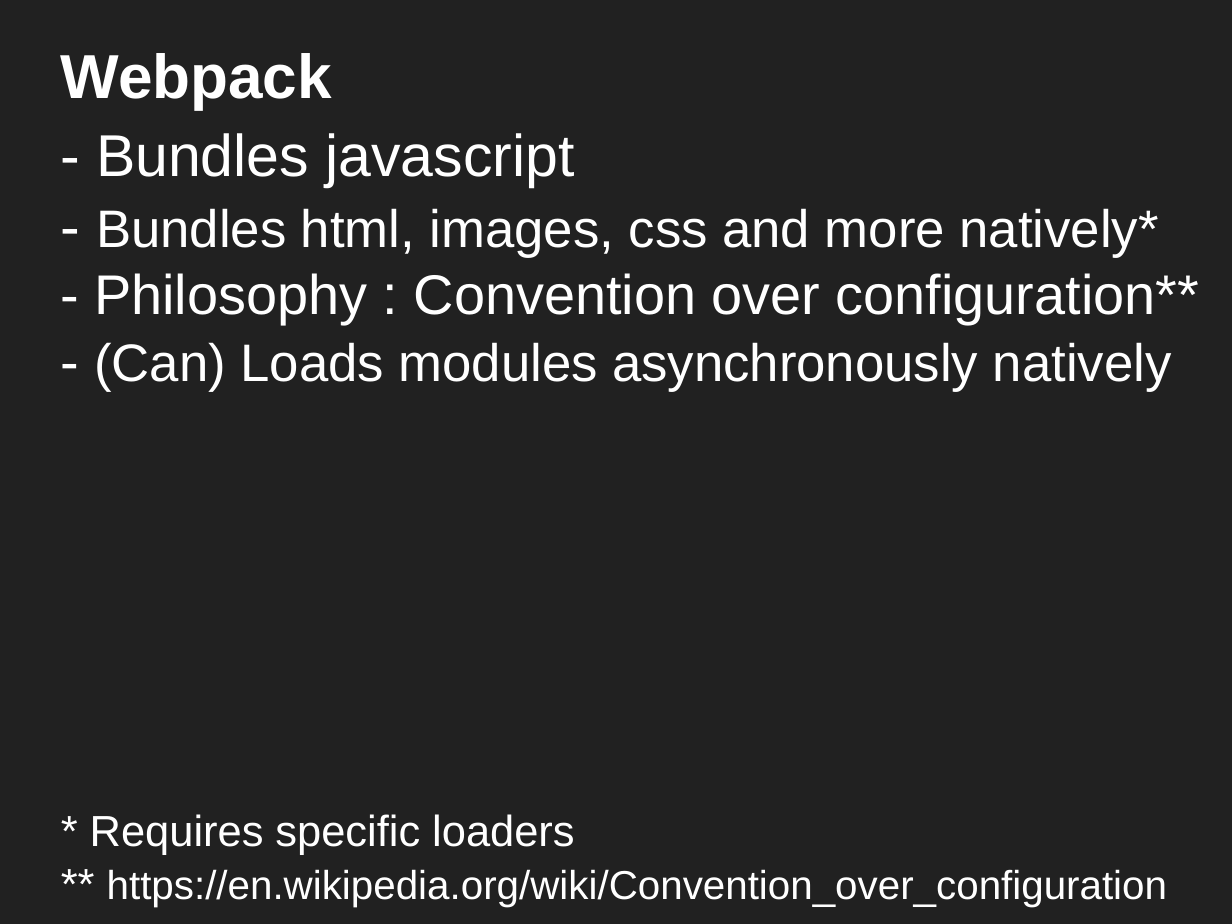
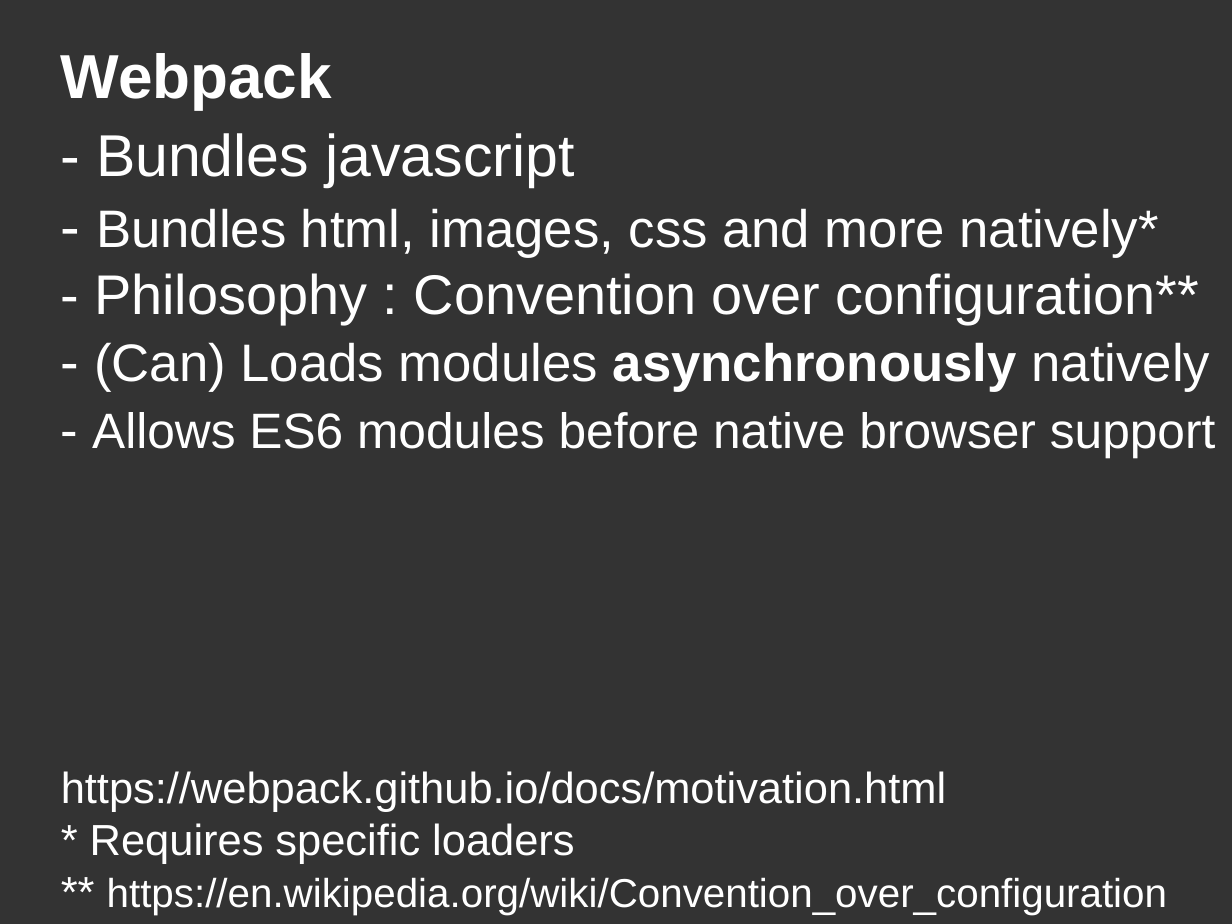
Before and after one commit to DanYellow/misc-tests, a slide deck: slide 25 of webpack-presentation-examples/webpack-presentation.odp (slide 24 before the commit). Drawn at 1232x924 pixels with LibreOffice and Linux fonts; fonts in the diff are those of the drawing. Boxes give left, top, right and bottom in pixels: in the first picture for what was removed or moved away, otherwise in the second. Text is boxed around its words. In the diff, an @@ line names an element or a change of style, - is before the commit and + after.

```diff
--- a/webpack-presentation-examples/webpack-presentation.odp
+++ b/webpack-presentation-examples/webpack-presentation.odp
@@ background #212121 to #333333 @@
@@ title at <box>92,133,1216,458</box>: text changed @@
-- Bundles javascript
-- Bundles html, images, css and more natively*
-- Philosophy : Convention over configuration**
-- (Can) Loads modules asynchronously natively
+- Bundles javascript
+- Bundles html, images, css and more natively*
+- Philosophy : Convention over configuration**
+- (Can) Loads modules asynchronously natively
+- Allows ES6 modules before native browser support
@@ title at <box>61,771,1167,915</box>: text changed; size 26 to 28 pt @@
-* Requires specific loaders
-** https://en.wikipedia.org/wiki/Convention_over_configuration
+https://webpack.github.io/docs/motivation.html
+* Requires specific loaders
+** https://en.wikipedia.org/wiki/Convention_over_configuration
```
Also in this commit, not shown: 41 other slides changed, 6 slides added, 2 slides removed, 17 other files.
